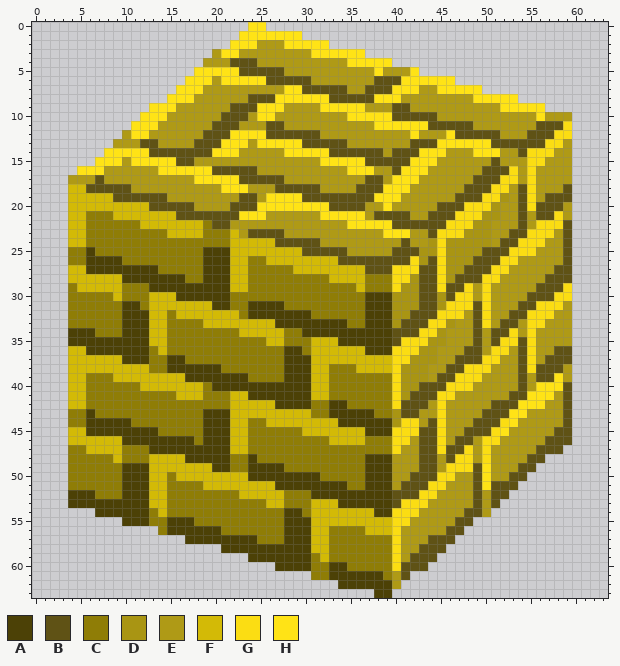
Pixel-art sprite: assets/meshlibs/WallBricks.png. The first picture shows the starting point.
The file is 64x64 pixels. Colours within 5 levels of each other are drawn and written as one.
Palette (. is transparent): A #4c4106  B #5f5215  C #8f7d06  D #a99513  E #af9a16  F #d3ba06  G #fbdd13  H #ffe316
Pixels before (only the part around the change), first column x 0:
 0 ........................HH......................................
 1 .......................HHHHHHH..................................
 2 ......................HHHEEEHHHHH...............................
 3 ....................EHHEEEEEEEEHHHHHH...........................
 4 ...................EEEBBBEEEEEEEEEEHHHHH........................
 5 ..................HHHHHBBBBBEEEEEEEEEEHEEEH.....................
 6 .................HHHEHHHHHBBBBBEEEEEEEBBBHHHHHH.................
 7 ................HHHEEEEEEEEEHHBBBBBEEBBBHHHEEHHHHH..............
 8 ...............HHHEEEEEEBBBHHHHHHBBBBBHHHEEEEEEEEHHHHH..........
 9 .............HHHEEEEEEBBBHHHEEEEHHHHHEEEBBEEEEEEEEEEHHHHH.......
10 ............HHHEEEEEEBBBEHHEEEEEEEEHHHHHBBBBBEEEEEEEEEEEHEEE....
11 ...........HHHEEEEEEBBBEEEBBEEEEEEEEEEHHHHHHBBBBBEEEEEEEBBBG....
12 ..........EHHEEEEEEBBBHHHHBBBBBBEEEEEEEEEEHEEEHBBBBBEEEBBBGG....
13 .........EEEBBEEEEBBBHHHEHHHHHBBBBBEEEEEEEBBBHHHHHHBBBBBBGGE....
14 ........HHHHHBBBBBBBHHHEEEEEHHHHHBBBBBBEBBBHHHEEEHHHEEBGGGEE....
15 .......HHHEHHHHHBBEEEEEEEEEEEEEEHHHHHBBBBBHHHEEEEEEBEEEGGEEE....
16 .....HHHEEEEEEHHHHHHBBBBBEEEEEEEEEEHHHEEBHHHEEEEEEBBBGEGEEEE....
17 ....EEEBEEEEEEEEEEHHHHHBBBBBEEEEEEEEEBBEHHHEEEEEEBBBGGEGEEEE....
18 ....FFBBBBBEEEEEEEEEEHHHEEEBBBBBEEEEBBBHHHEEEEEEBBBGGEBGEEEB....
19 ....FFFFFBBBBBBEEEEEEEEBBEHHHHBBBBBBBBHHHEEEEEEBBBGGDEBGEBBB....
20 ....FFFFFFFFFBBBBBEEEEBBBHHHHHHHHBBBBEEHEEEEEBBBGGGDEEBGBBBE....
21 ....FFCCCFFFFFFFBBBBBBBHHHEEEEEEHHHHHEBBBBEEBBBGGGDDEEBEBBGE....
22 ....FFCCCCCCFFFFFFFCBBEEEEEEEEEEEEEHHHHHBBBBBBGGGDDEEEBEGGGB....
23 ....FFCCCCCCCCCFFFFCCCFEBBBBEEEEEEEEEEEHHHEEBGGGDDDEEBBGGGEB....
24 ....FFCCCCCCCCCCCCCCCCFFFFFBBBBBEEEEEEEEEBEEDGDDDDDEBBGGGEEB....
25 ....CCACCCCCCCCCCCCAAAFFFFFFFFBBBBBEEEEEBBBDDGDDDDBBBGGGEEEB....
26 ....CCAAAACCCCCCCCCAAAFFCCFFFFFFFFBBBBBBBBGDBGDDDBBBGGEEEEEB....
27 ....FFAAAAAAAACCCCCAAAFFCCCCCFFFFFFFFBBBGGGBBGDDBBBGGEEEEEBB....
28 ....FFFFFFAAAAAAACCAAAFFCCCCCCCCCFFFFCCCGGDBBGDBBBGGEEEEEBBB....
29 ....CFFFFFCCCAAAAAAAAAFFCCCCCCCCCCCCFCCCGDDBBGBBGEGEEEEEBBBG....
30 ....CCCCCFCCCFFFAAAAAACCCCCCCCCCCCCCCAAADDDBBDBGGEGEEEEBBBGG....
31 ....CCCCCCAACFFFFFFFAACCAAAACCCCCCCCCAAADDDBBDGGGBGEEEBBGGGE....
32 ....CCCCCCAAAFFCFFFFFFFCAAAAAAACCCCCCAAADDBBBGGGEBGEEBBGGGEE....
33 ....CCCCCCAAAFFCCCCFFFFFFFFAAAAAAAACCAAADBBBGGDEEBGEBBEGGEEE....
34 ....AAACCCAAAFFCCCCCCCCFFFFFCCAAAAAAAAAABBBGGDEEEBEBBGEGEEEE....
35 ....AAAAAAAAAFFCCCCCCCCCCCFFCCCFFFAAAAAABGGGDDEEEBEBGGBGEEEE....
36 ....FFAAAAAAACFCCCCCCCCCCCCCAACFFFFFFAAAGGGDDEEEBBEGGEBGEEBB....
37 ....FFFFFFAAACCAACCCCCCCCCCCAAAFFFFFFFFFGGDDDEEBBBGGEEBGEBBB....
38 ....FFFFFFFFFCCAAAAAACCCCCCCAAAFFCCCFFFFGDDDEEBBGGGEEEBGBBBE....
39 ....FFCCCFFFFFFFFAAAAAAACCCCAAAFFCCCCCCCGDDDEBBGGGEEEEBEBBHE....
40 ....FFCCCCCCFFFFFFFCAAAAAAAAAAAFFCCCCCCCGDDBBBGGGEEEEEBEHHHB....
41 ....FFCCCCCCCCCCFFFCCCFFAAAAAAAFFCCCCCCCGDBBBGGEEEEEEBBHHHEB....
42 ....FFCCCCCCCCCCCCCCCCFFFFFAAAACCAACCCCCGBBBEGEEEEEBBBHHHEEB....
43 ....CCACCCCCCCCCCCCAAAFFFFFFFFFCCAAAAACCDBBEEGEEEEBBBHHEEEEB....
44 ....CCAAAAACCCCCCCCAAAFFCCFFFFFFFFAAAAAADGGEBGEEEBBBGHEEEEEB....
45 ....FFAAAAAAAACCCCCAAAFFCCCCCCFFFFFFFAAAGGGBBGEEBBBGHEEEEEBB....
46 ....FFFFFFAAAAAAAACAAAFFCCCCCCCCCFFFFCCCGGEBBGEBBEGGEEEEEBBB....
47 ....CCFFFFCCCAAAAAAAAAFFCCCCCCCCCCCCCCCCGEEBBGBBGEGEEEEEBBB.....
48 ....CCCCCFCCCFFFFAAAAACCACCCCCCCCCCCCAAAEEEBBEBGGEGEEEEBB.......
49 ....CCCCCCAAAFFFFFFFAACCAAAACCCCCCCCCAAAEEEBBEGGGBHEEEBB........
50 ....CCCCCCAAAFFCFFFFFFFFAAAAAAAACCCCCAAAEEBBBGGEEBHEEBB.........
51 ....CCCCCCAAAFFCCCCFFFFFFFFAAAAAAAACCAAAEBBBGGEEEBHBBB..........
52 ....AAACCCAAAFFCCCCCCCCFFFFFCCCAAAAAAAAABBBGGEEEEBEBB...........
53 ....AAAAAAAAAFFCCCCCCCCCCCFFCCCFFFAAAAAABGGGEEEEEBEB............
54 .......AAAAAACFCCCCCCCCCCCCCAACFFFFFFFAAGGGEEEEEBBE.............
55 ..........AAACCAAACCCCCCCCCCAAAFFFFFFFFFGGEEEEEBB...............
56 ..............CAAAAAACCCCCCCAAAFFCCCCFFFGEEEEEBB................
57 .................AAAAAAAACCCAAAFFCCCCCCCGEEEBBB.................
58 .....................AAAAAAAAAAFFCCCCCCCGEEBBB..................
59 ........................AAAAAAACFCCCCCCCGEBBB...................
60 ...........................AAAACCAACCCCCGBBB....................
61 ...............................CCAAAAAACEB......................
62 ..................................AAAAAAE.......................
63 ......................................AA........................
And afterwards:
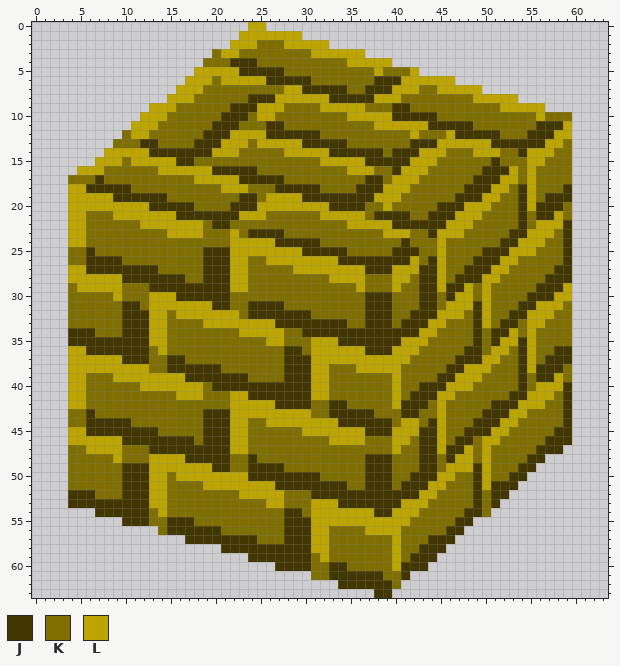
Colours new in this view: J #423700  K #7e6f00  L #bca500
What changed:
Changed rows in their new state; - is an unchanged pixel.
first column x 4:
 0 --------------------LL----------------------------------
 1 -------------------LLLLLLL------------------------------
 2 ------------------LLLKKKLLLLL---------------------------
 3 ----------------KLLKKKKKKKKLLLLLL-----------------------
 4 ---------------KKKJJJKKKKKKKKKKLLLLL--------------------
 5 --------------LLLLLJJJJJKKKKKKKKKKLKKKL-----------------
 6 -------------LLLKLLLLLJJJJJKKKKKKKJJJLLLLLL-------------
 7 ------------LLLKKKKKKKKKLLJJJJJKKJJJLLLKKLLLLL----------
 8 -----------LLLKKKKKKJJJLLLLLLJJJJJLLLKKKKKKKKLLLLL------
 9 ---------LLLKKKKKKJJJLLLKKKKLLLLLKKKJJKKKKKKKKKKLLLLL---
10 --------LLLKKKKKKJJJKLLKKKKKKKKLLLLLJJJJJKKKKKKKKKKKLKKK
11 -------LLLKKKKKKJJJKKKJJKKKKKKKKKKLLLLLLJJJJJKKKKKKKJJJL
12 ------KLLKKKKKKJJJLLLLJJJJJJKKKKKKKKKKLKKKLJJJJJKKKJJJLL
13 -----KKKJJKKKKJJJLLLKLLLLLJJJJJKKKKKKKJJJLLLLLLJJJJJJLLK
14 ----LLLLLJJJJJJJLLLKKKKKLLLLLJJJJJJKJJJLLLKKKLLLKKJLLLKK
15 ---LLLKLLLLLJJKKKKKKKKKKKKKKLLLLLJJJJJLLLKKKKKKJKKKLLKKK
16 -LLLKKKKKKLLLLLLJJJJJKKKKKKKKKKLLLKKJLLLKKKKKKJJJLKLKKKK
17 KKKJKKKKKKKKKKLLLLLJJJJJKKKKKKKKKJJKLLLKKKKKKJJJLLKLKKKK
18 LLJJJJJKKKKKKKKKKLLLKKKJJJJJKKKKJJJLLLKKKKKKJJJLLKJLKKKJ
19 LLLLLJJJJJJKKKKKKKKJJKLLLLJJJJJJJJLLLKKKKKKJJJLLKKJLKJJJ
20 LLLLLLLLLJJJJJKKKKJJJLLLLLLLLJJJJKKLKKKKKJJJLLLKKKJLJJJK
21 LLKKKLLLLLLLJJJJJJJLLLKKKKKKLLLLLKJJJJKKJJJLLLKKKKJKJJLK
22 LLKKKKKKLLLLLLLKJJKKKKKKKKKKKKKLLLLLJJJJJJLLLKKKKKJKLLLJ
23 LLKKKKKKKKKLLLLKKKLKJJJJKKKKKKKKKKKLLLKKJLLLKKKKKJJLLLKJ
24 LLKKKKKKKKKKKKKKKKLLLLLJJJJJKKKKKKKKKJKKKLKKKKKKJJLLLKKJ
25 KKJKKKKKKKKKKKKJJJLLLLLLLLJJJJJKKKKKJJJKKLKKKKJJJLLLKKKJ
26 KKJJJJKKKKKKKKKJJJLLKKLLLLLLLLJJJJJJJJLKJLKKKJJJLLKKKKKJ
27 LLJJJJJJJJKKKKKJJJLLKKKKKLLLLLLLLJJJLLLJJLKKJJJLLKKKKKJJ
28 LLLLLLJJJJJJJKKJJJLLKKKKKKKKKLLLLKKKLLKJJLKJJJLLKKKKKJJJ
29 KLLLLLKKKJJJJJJJJJLLKKKKKKKKKKKKLKKKLKKJJLJJLKLKKKKKJJJL
30 KKKKKLKKKLLLJJJJJJKKKKKKKKKKKKKKKJJJKKKJJKJLLKLKKKKJJJLL
31 KKKKKKJJKLLLLLLLJJKKJJJJKKKKKKKKKJJJKKKJJKLLLJLKKKJJLLLK
32 KKKKKKJJJLLKLLLLLLLKJJJJJJJKKKKKKJJJKKJJJLLLKJLKKJJLLLKK
33 KKKKKKJJJLLKKKKLLLLLLLLJJJJJJJJKKJJJKJJJLLKKKJLKJJKLLKKK
34 JJJKKKJJJLLKKKKKKKKLLLLLKKJJJJJJJJJJJJJLLKKKKJKJJLKLKKKK
35 JJJJJJJJJLLKKKKKKKKKKKLLKKKLLLJJJJJJJLLLKKKKKJKJLLJLKKKK
36 LLJJJJJJJKLKKKKKKKKKKKKKJJKLLLLLLJJJLLLKKKKKJJKLLKJLKKJJ
37 LLLLLLJJJKKJJKKKKKKKKKKKJJJLLLLLLLLLLLKKKKKJJJLLKKJLKJJJ
38 LLLLLLLLLKKJJJJJJKKKKKKKJJJLLKKKLLLLLKKKKKJJLLLKKKJLJJJK
39 LLKKKLLLLLLLLJJJJJJJKKKKJJJLLKKKKKKKLKKKKJJLLLKKKKJKJJLK
40 LLKKKKKKLLLLLLLKJJJJJJJJJJJLLKKKKKKKLKKJJJLLLKKKKKJKLLLJ
41 LLKKKKKKKKKKLLLKKKLLJJJJJJJLLKKKKKKKLKJJJLLKKKKKKJJLLLKJ
42 LLKKKKKKKKKKKKKKKKLLLLLJJJJKKJJKKKKKLJJJKLKKKKKJJJLLLKKJ
43 KKJKKKKKKKKKKKKJJJLLLLLLLLLKKJJJJJKKKJJKKLKKKKJJJLLKKKKJ
44 KKJJJJJKKKKKKKKJJJLLKKLLLLLLLLJJJJJJKLLKJLKKKJJJLLKKKKKJ
45 LLJJJJJJJJKKKKKJJJLLKKKKKKLLLLLLLJJJLLLJJLKKJJJLLKKKKKJJ
46 LLLLLLJJJJJJJJKJJJLLKKKKKKKKKLLLLKKKLLKJJLKJJKLLKKKKKJJJ
47 KKLLLLKKKJJJJJJJJJLLKKKKKKKKKKKKKKKKLKKJJLJJLKLKKKKKJJJ-
48 KKKKKLKKKLLLLJJJJJKKJKKKKKKKKKKKKJJJKKKJJKJLLKLKKKKJJ---
49 KKKKKKJJJLLLLLLLJJKKJJJJKKKKKKKKKJJJKKKJJKLLLJLKKKJJ----
50 KKKKKKJJJLLKLLLLLLLLJJJJJJJJKKKKKJJJKKJJJLLKKJLKKJJ-----
51 KKKKKKJJJLLKKKKLLLLLLLLJJJJJJJJKKJJJKJJJLLKKKJLJJJ------
52 JJJKKKJJJLLKKKKKKKKLLLLLKKKJJJJJJJJJJJJLLKKKKJKJJ-------
53 JJJJJJJJJLLKKKKKKKKKKKLLKKKLLLJJJJJJJLLLKKKKKJKJ--------
54 ---JJJJJJKLKKKKKKKKKKKKKJJKLLLLLLLJJLLLKKKKKJJK---------
55 ------JJJKKJJJKKKKKKKKKKJJJLLLLLLLLLLLKKKKKJJ-----------
56 ----------KJJJJJJKKKKKKKJJJLLKKKKLLLLKKKKKJJ------------
57 -------------JJJJJJJJKKKJJJLLKKKKKKKLKKKJJJ-------------
58 -----------------JJJJJJJJJJLLKKKKKKKLKKJJJ--------------
59 --------------------JJJJJJJKLKKKKKKKLKJJJ---------------
60 -----------------------JJJJKKJJKKKKKLJJJ----------------
61 ---------------------------KKJJJJJJKKJ------------------
62 ------------------------------JJJJJJK-------------------
63 ----------------------------------JJ--------------------
Changed places in both pictures, as pixel boxes (x1, y1, x2, y2):
changed: (68, 22, 572, 598)
